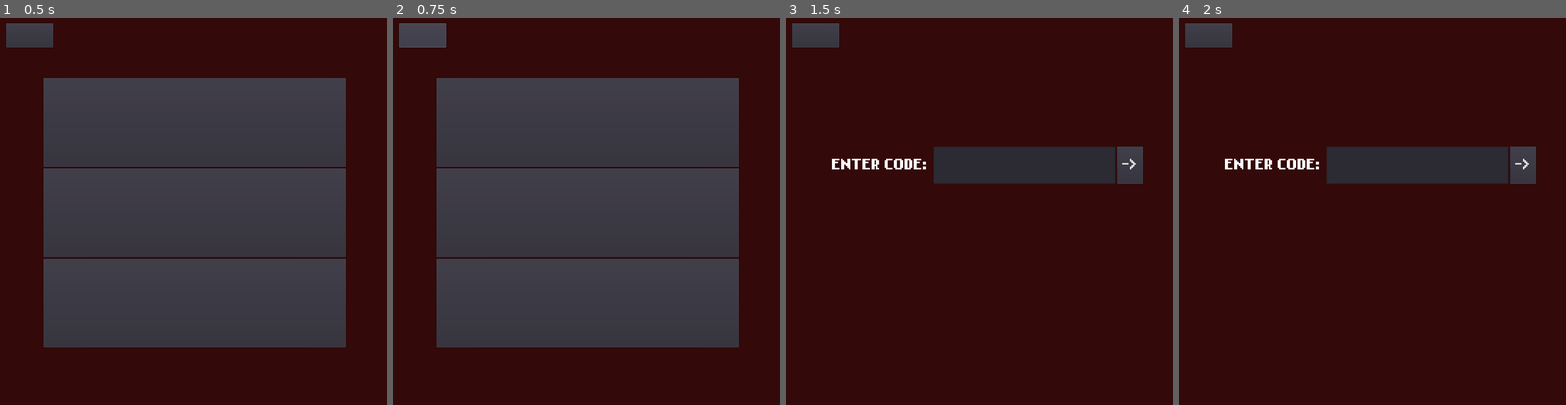
Above: before the commit, frames 1-4 (left to right).
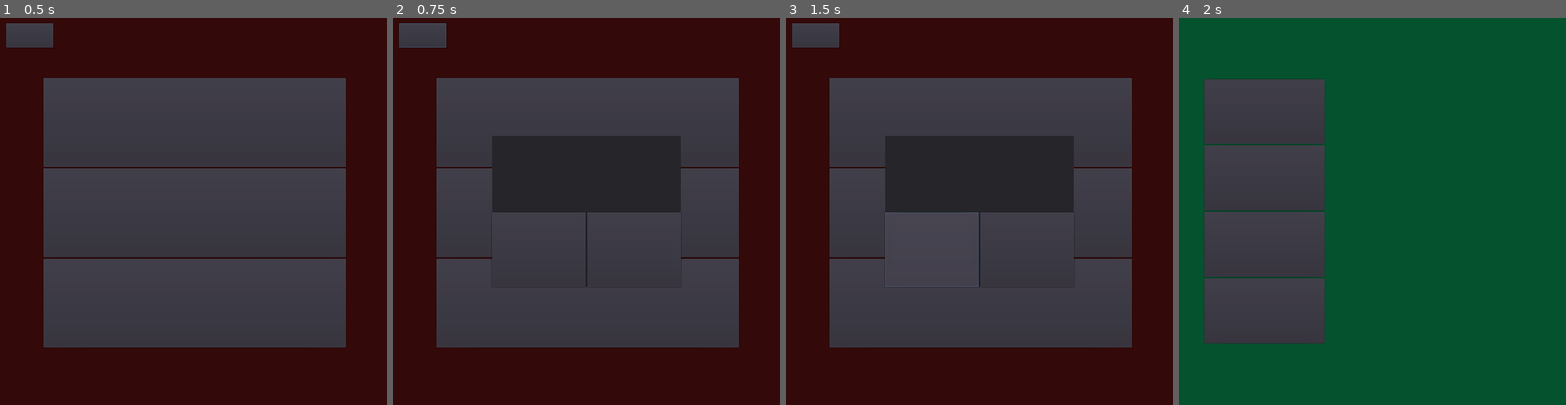
Above: after the commit, the same moments.

Repository: UPDCS192Group4/PusoyDosOnline
Game: Godot game, scene res://Lobby/Lobby.tscn
The game is run twice, just before and just after one commit, with the same random seed, the same clock (stepped at 60 frames per second) and the same inputs. This scene is started directly instead of the project's main scene.
Inputs (mouse positions are in pixels of both pictures, inside the frame that each line leads up to):
- Up to frame 1 (0.5 s): no input
- Up to frame 2 (0.75 s): click "HOME" at 0.5 s
- Up to frame 3 (1.5 s): click (933, 250) at 1.25 s, where only the run after the commit has a clickable "Yes"
- Up to frame 4 (2 s): no input

Frame 1 is identical in both runs. In frame 2, 6.1% of the frame differs, in the area x 25-75%, y 38-70%; in frame 3, 50%; in frame 4, 100%, in the area x 0-100%, y 0-100%.
Error before the commit: Attempt to call function 'add_child' in base 'null instance' on a null instance. (res://Lobby/Lobby.gd:25)

Commit message:
Finished lobby

Diff:
--- a/project/Game/PopUp.gd
+++ b/project/Game/PopUp.gd
@@ -1,11 +1,14 @@
 extends Control
+
+var autoHome = 1
 
 func _ready():
 	pass # Replace with function body.
 
 func _on_YesButton_pressed():
 	yield(get_tree().create_timer(0.5), "timeout")
-	get_tree().change_scene("res://Home/Home.tscn")
+	if autoHome:
+		get_tree().change_scene("res://Home/Home.tscn")
 	pass # Replace with function body.
 
 func _on_NoButton_pressed():
@@ -13,4 +16,7 @@
 	pass # Replace with function body.
 
 func changeText(newText):
-	get_node('CenterContainer').get_node('Panel').get_node('VBoxContainer').get_node('HBoxContainer').get_node('Label').text = newText
+	get_node('A').get_node('B').get_node('C').get_node('HBoxContainer').get_node('Label').text = newText
+
+func disable_auto_Home():
+	autoHome = 0
--- a/project/Game/PopUp.tscn
+++ b/project/Game/PopUp.tscn
@@ -16,31 +16,34 @@
 "_edit_use_anchors_": false
 }
 
-[node name="CenterContainer" type="CenterContainer" parent="."]
+[node name="A" type="CenterContainer" parent="."]
 anchor_right = 1.0
 anchor_bottom = 1.0
 __meta__ = {
 "_edit_use_anchors_": false
 }
 
-[node name="Panel" type="Panel" parent="CenterContainer"]
+[node name="B" type="Panel" parent="A"]
 margin_left = 262.0
 margin_top = 312.0
 margin_right = 762.0
 margin_bottom = 712.0
 rect_min_size = Vector2( 500, 400 )
 
-[node name="VBoxContainer" type="VBoxContainer" parent="CenterContainer/Panel"]
+[node name="C" type="VBoxContainer" parent="A/B"]
 anchor_right = 1.0
 anchor_bottom = 1.0
+__meta__ = {
+"_edit_use_anchors_": false
+}
 
-[node name="HBoxContainer" type="HBoxContainer" parent="CenterContainer/Panel/VBoxContainer"]
+[node name="HBoxContainer" type="HBoxContainer" parent="A/B/C"]
 margin_right = 500.0
 margin_bottom = 198.0
 size_flags_horizontal = 3
 size_flags_vertical = 3
 
-[node name="Label" type="Label" parent="CenterContainer/Panel/VBoxContainer/HBoxContainer"]
+[node name="Label" type="Label" parent="A/B/C/HBoxContainer"]
 margin_right = 500.0
 margin_bottom = 198.0
 size_flags_horizontal = 3
@@ -51,14 +54,14 @@
 align = 1
 valign = 1
 
-[node name="HBoxContainer2" type="HBoxContainer" parent="CenterContainer/Panel/VBoxContainer"]
+[node name="D" type="HBoxContainer" parent="A/B/C"]
 margin_top = 202.0
 margin_right = 500.0
 margin_bottom = 400.0
 size_flags_horizontal = 3
 size_flags_vertical = 3
 
-[node name="YesButton" type="Button" parent="CenterContainer/Panel/VBoxContainer/HBoxContainer2"]
+[node name="YesButton" type="Button" parent="A/B/C/D"]
 margin_right = 248.0
 margin_bottom = 198.0
 size_flags_horizontal = 3
@@ -66,7 +69,7 @@
 custom_fonts/font = ExtResource( 2 )
 text = "Yes"
 
-[node name="NoButton" type="Button" parent="CenterContainer/Panel/VBoxContainer/HBoxContainer2"]
+[node name="NoButton" type="Button" parent="A/B/C/D"]
 margin_left = 252.0
 margin_right = 500.0
 margin_bottom = 198.0
@@ -75,5 +78,5 @@
 custom_fonts/font = ExtResource( 2 )
 text = "No"
 
-[connection signal="pressed" from="CenterContainer/Panel/VBoxContainer/HBoxContainer2/YesButton" to="." method="_on_YesButton_pressed"]
-[connection signal="pressed" from="CenterContainer/Panel/VBoxContainer/HBoxContainer2/NoButton" to="." method="_on_NoButton_pressed"]
+[connection signal="pressed" from="A/B/C/D/YesButton" to="." method="_on_YesButton_pressed"]
+[connection signal="pressed" from="A/B/C/D/NoButton" to="." method="_on_NoButton_pressed"]
--- a/project/Lobby/JoinLobby.tscn
+++ b/project/Lobby/JoinLobby.tscn
@@ -5,6 +5,7 @@
 [node name="Control" type="Control"]
 anchor_right = 1.0
 anchor_bottom = 1.0
+mouse_filter = 2
 __meta__ = {
 "_edit_use_anchors_": false
 }
--- a/project/Lobby/Lobby.gd
+++ b/project/Lobby/Lobby.gd
@@ -8,6 +8,7 @@
 	$CreateRequest.connect("request_completed", self, "_on_CreateRequest_request_completed")
 	$JoinRequest.connect("request_completed", self, "_on_JoinRequest_request_completed")
 	$PingRequest.connect("request_completed", self, "_on_PingRequest_request_completed")
+	$LeaveRequest.connect("request_completed", self, "_on_LeaveRequest_request_completed")
 	pass
 
 func _process(_delta):
@@ -20,9 +21,34 @@
 
 func _on_HomeButton_pressed():
 	var scene1 = load("res://Game/PopUp.tscn")
-	var child1 = scene1.instance()
-	child1.changeText("Go home?")
-	get_node('CanvasLayer').add_child(child1)
+	var new_child = scene1.instance()
+	#CenterContainer/Panel/VBoxContainer/HBoxContainer2/YesButton
+	new_child.changeText("Go home?")
+	if LobbyDetails.in_waiting:
+		new_child.disable_auto_Home()
+		new_child.get_node("A").get_node("B").get_node("C").get_node("D").get_node("YesButton").connect("pressed", self, "_go_home")
+	get_node("HomeBtnLayer").add_child(new_child)
+
+func _go_home():
+	print("going home!")
+	var url = URLs.lobby_init + LobbyDetails.id + "/leave/"
+	print(url)
+	var headers = ['Content-Type: application/json', 'Authorization: Bearer ' + URLs.access]
+	var err = $LeaveRequest.request(url, headers, false, HTTPClient.METHOD_GET)
+
+func _on_LeaveRequest_request_completed(result, response_code, headers, body):
+	print(response_code)
+	if (response_code != 200 and response_code != 201):
+		$ErrorMessage/Label.text = "Leave failed, LOL!..."
+		$ErrorMessage/Label.show()
+		yield(get_tree().create_timer(2), "timeout")
+		$ErrorMessage/Label.text = "Redirecting..."
+		yield(get_tree().create_timer(1), "timeout")
+		get_tree().change_scene("res://Home/Home.tscn")
+		return
+	print("has left")
+	get_tree().change_scene("res://Home/Home.tscn")
+
 
 # The following contain functions for when a user creates a lobby
 func _on_CreateLobby_pressed():
@@ -79,22 +105,21 @@
 		LobbyDetails.player_names.append(player["username"])
 	get_node("JoinInput").queue_free()
 	_start_waiting_room()
-	LobbyDetails.in_waiting = 1
 
 func _start_waiting_room():
+	LobbyDetails.in_waiting = 1
 	var newRoom = LobbyDetails.roomScene.instance()
 	newRoom.set_name("WaitingRoom")
 	newRoom.get_node("Container").get_node("Shorthand").text = "Lobby Code: " + LobbyDetails.shorthand
 	for i in range(len(LobbyDetails.player_names)):
 		newRoom.get_node("Container").get_child(i+1).text = LobbyDetails.player_names[i]
 	add_child(newRoom)
-	LobbyDetails.in_waiting = 1
 
 # The following contains updates to the lobby by sending pings to the server
 func _ping_server():
-	var url = URLs.lobby_init + "?" + LobbyDetails.shorthand + "/"
+	var url = URLs.lobby_init + LobbyDetails.shorthand + "/"
 	var headers = ['Content-Type: application/json', 'Authorization: Bearer ' + URLs.access]
-	#print("Pinging ", url)
+	print("Pinging ", url)
 	var err = $PingRequest.request(url, headers, false, HTTPClient.METHOD_GET)
 
 func _on_PingRequest_request_completed(result, response_code, headers, body):
@@ -107,17 +132,20 @@
 		yield(get_tree().create_timer(1), "timeout")
 		get_tree().change_scene("res://Home/Home.tscn")
 		return
-	#for i in json.result:
-	#	print(i, " : ", json.result[i])
+	for i in json.result:
+		print(i, " : ", json.result[i])
 	#print(json.result["results"])
 	#print(json.result["results"][0])
 	var returned_list = Array()
-	for player in json.result["results"][0]["players_inside"]:
+	#for player in json.result["results"][0]["players_inside"]:
+	for player in json.result["players_inside"]:
 		returned_list.append(player["username"])
 	if (LobbyDetails.player_names == returned_list):
 		print("no change")
 		return
 	LobbyDetails.player_names = returned_list
+	for i in range(4):
+		get_node("WaitingRoom").get_node("Container").get_child(i+1).text = ""
 	for i in range(len(LobbyDetails.player_names)):
 		get_node("WaitingRoom").get_node("Container").get_child(i+1).text = LobbyDetails.player_names[i]
 	#for player in json.result["results"][0]["players_inside"]:
--- a/project/Lobby/Lobby.tscn
+++ b/project/Lobby/Lobby.tscn
@@ -50,6 +50,8 @@
 "_edit_use_anchors_": false
 }
 
+[node name="HomeBtnLayer" type="CanvasLayer" parent="."]
+
 [node name="LobbyChoices" type="VBoxContainer" parent="."]
 margin_left = 115.0
 margin_top = 159.0
@@ -91,6 +93,8 @@
 
 [node name="PingRequest" type="HTTPRequest" parent="."]
 
+[node name="LeaveRequest" type="HTTPRequest" parent="."]
+
 [connection signal="pressed" from="HomeButton" to="." method="_on_HomeButton_pressed"]
 [connection signal="pressed" from="LobbyChoices/CreateLobby" to="." method="_on_CreateLobby_pressed"]
 [connection signal="pressed" from="LobbyChoices/JoinLobby" to="." method="_on_JoinLobby_pressed"]
--- a/project/Lobby/WaitingRoom.tscn
+++ b/project/Lobby/WaitingRoom.tscn
@@ -10,6 +10,7 @@
 [node name="WaitingRoom" type="Control"]
 anchor_right = 1.0
 anchor_bottom = 1.0
+mouse_filter = 2
 __meta__ = {
 "_edit_use_anchors_": false
 }
--- a/project/singletons/URLs.gd
+++ b/project/singletons/URLs.gd
@@ -1,6 +1,8 @@
 extends Node
 
-var url = "http://localhost:8000" # modify upon deployment
+#var url = "http://localhost:8000" # modify upon deployment
+#var url = "http://642f-2001-4451-6b8-9500-38fd-82a4-400a-338b.ngrok.io"
+var url = "http://1cc0-2001-4451-6b8-9500-38fd-82a4-400a-338b.ngrok.io"
 var register = url + "/api/register/"
 var login = url + "/api/token/"
 var leaderboards = url + "/api/users/leaderboard"
Not shown, changed: project/export_presets.cfg
